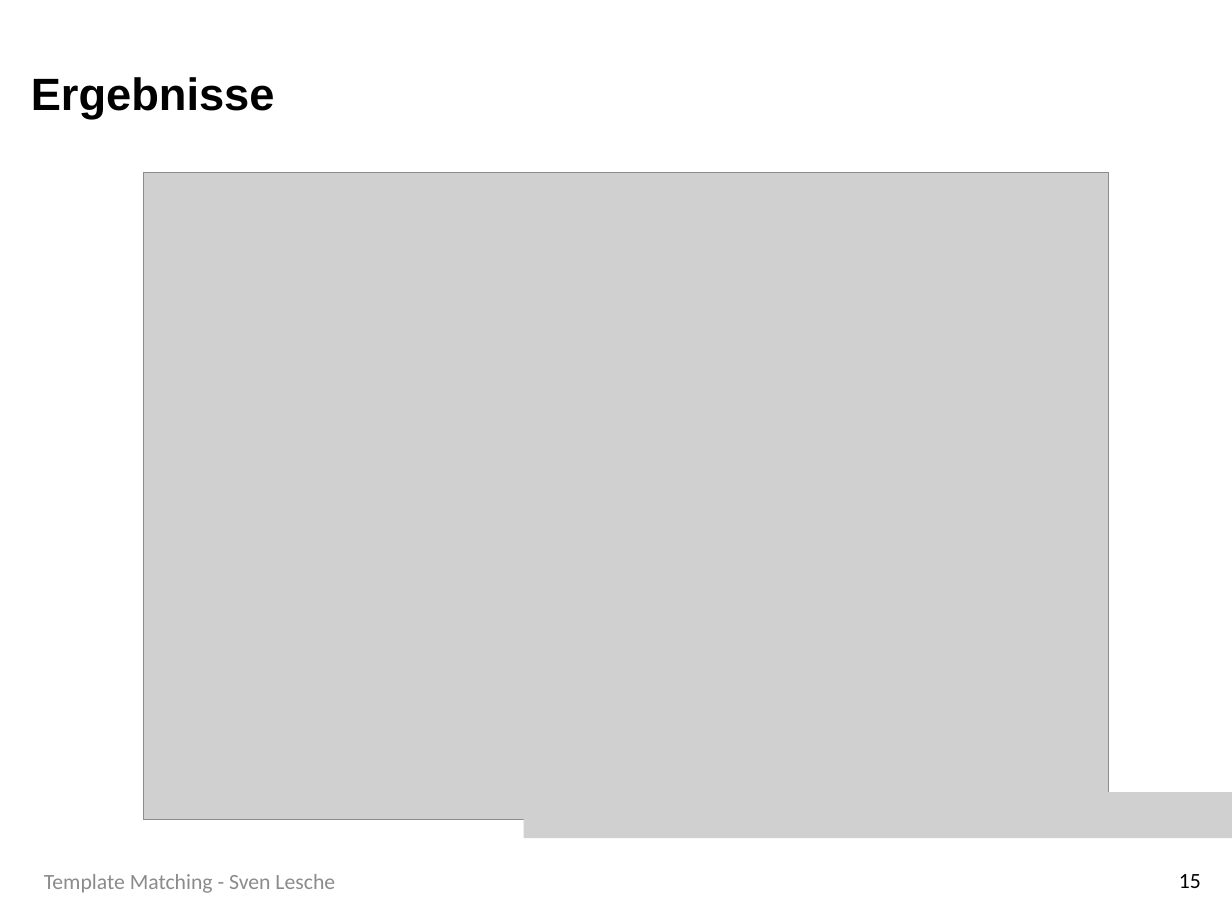
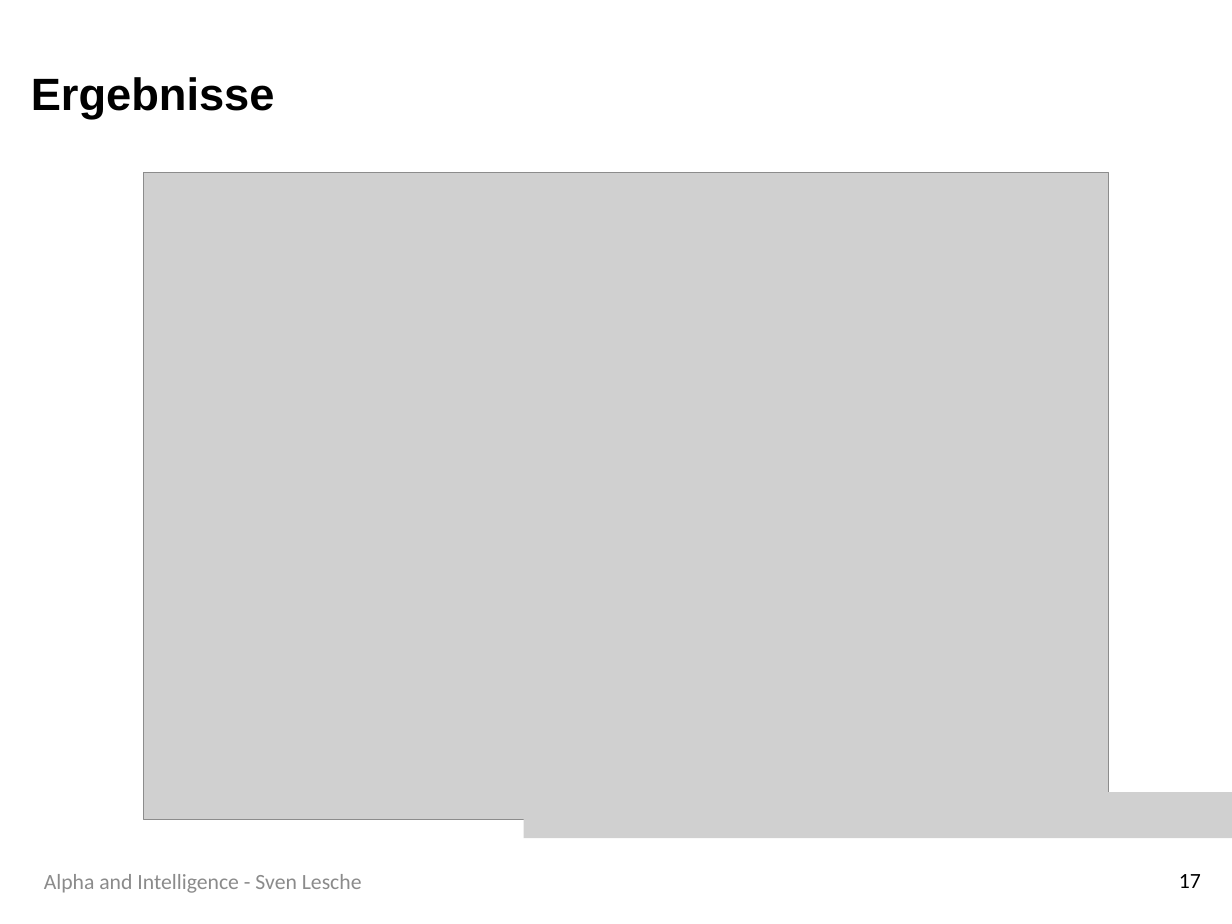
Before and after one commit to SLesche/levy-intelligence, a slide deck: slide 17 of presentations/levy_presentation.pptx (slide 15 before the commit). Drawn at 1232x924 pixels with LibreOffice and Linux fonts; fonts in the diff are those of the drawing; grey boxes stand for pictures; background and template pictures are left out. Boxes give left, top, right and bottom in pixels: in the first picture for what was removed or moved away, otherwise in the second. Text is boxed around its words. In the diff, an @@ line names an element or a change of style, - is before the commit and + after.

```diff
--- a/presentations/levy_presentation.pptx
+++ b/presentations/levy_presentation.pptx
@@ text at (x1=44, y1=874, x2=362, y2=893): text changed @@
-Template Matching - Sven Lesche
+Alpha and Intelligence - Sven Lesche
@@ page number at (x1=1179, y1=874, x2=1201, y2=888): text changed @@
-15
+17
```
Also in this commit, not shown: 19 other slides changed, 3 slides added, 2 slides removed.
